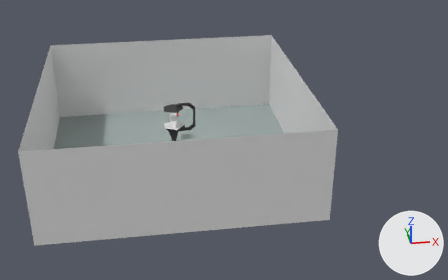
An edit to the Blender file Assets/Models/Room.blend, drawn before and after from the same camera.
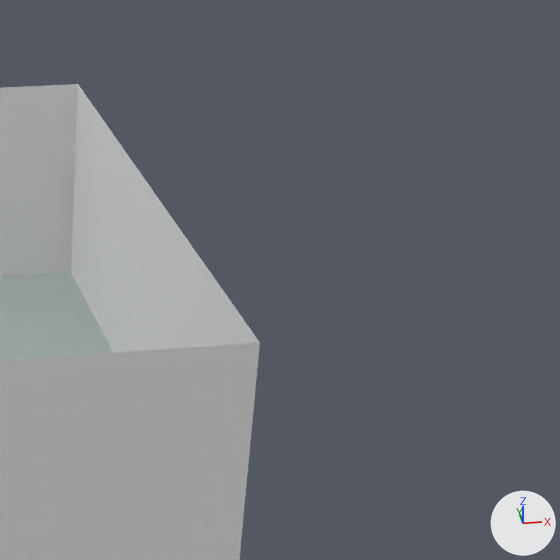
Each version appears first whole from a 50 mm camera at (-1.3, -22.25, 12.42) aimed at (1.99, -0.22, 0.92), and next in a close-up on the part from 54% to 100% of the width and 2% to 75% of the height. The axes (+X, +Y, +Z) are drawn at lower right. The lights are the same throughout.
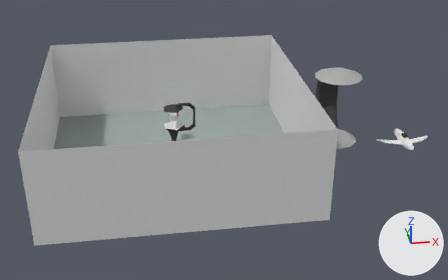
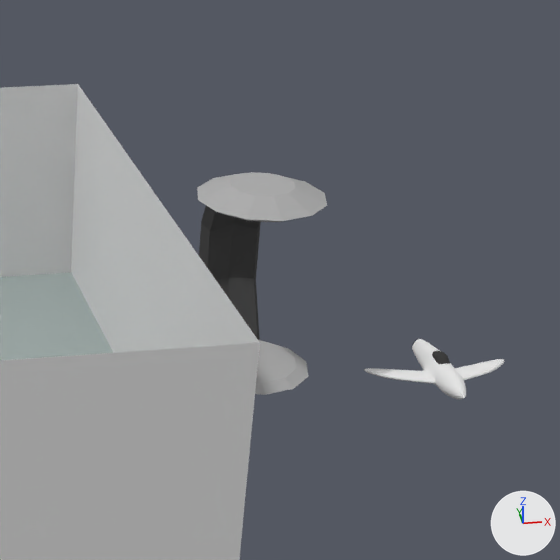
Where the change shows, as pixel boxes [x1, y1, x2, y2] in the close-ups (560 x 560 px):
'Cylinder.003', added: after [197, 172, 327, 395]
    faces in mat_material_006 (grey #adadad): [197, 172, 327, 395]
    faces in mat_arm (dark grey #4b4b4b): [199, 205, 261, 340]
'Cylinder.002', added: after [364, 339, 505, 399]
    faces in mat_material_005 (white #e7e7e7): [364, 339, 505, 399]
    faces in mat_cockpit (black #3f3f3f): [432, 351, 450, 364]

The edits, one by one:
Material 'Nozzle Inner' (mat_nozzle_inner) is new.
Its base color is (0.0, 0.0, 0.0) (black #000000).
Material 'Material.005' (mat_material_005) is new.
Its base color is (0.8, 0.8, 0.8) (white #e7e7e7).
Material 'Cockpit' (mat_cockpit) is new.
Its base color is (0.05, 0.05, 0.05) (black #3f3f3f).
Material 'Arm' (mat_arm) is new.
Its base color is (0.07, 0.07, 0.07) (dark grey #4b4b4b).
Material 'Material.006' (mat_material_006) is new.
Its base color is (0.42, 0.42, 0.42) (grey #adadad).
Mesh me_cylinder_002 is new.
It has 67 vertices, 63 faces and spans x 0.0..1.42, y -0.2..0.3, z -1.4..0.7.
Faces by material slot: [47, 4, 12].
It uses material mat_material_005 (white #e7e7e7).
It uses material mat_cockpit (black #3f3f3f).
It uses material mat_nozzle_inner (black #000000).
Mesh me_cylinder_003 is new.
It has 72 vertices, 54 faces and spans x -1.0..1.0, y -1.0..1.45, z 0.0..3.1.
Faces by material slot: [36, 18].
It uses material mat_material_006 (grey #adadad).
It uses material mat_arm (dark grey #4b4b4b).
Object 'Cylinder.002' (ob_cylinder_002) is new; it shows me_cylinder_002.
Its location is (10.0, 0.0, 0.0).
Its rotation in degrees is (90, 0, 0).
It gains a MIRROR modifier named 'Mirror'.
It gains a SUBSURF modifier named 'Subsurf'.
Object 'Cylinder.003' (ob_cylinder_003) is new; it shows me_cylinder_003.
Its location is (7.0, 1.0, 0.0).
